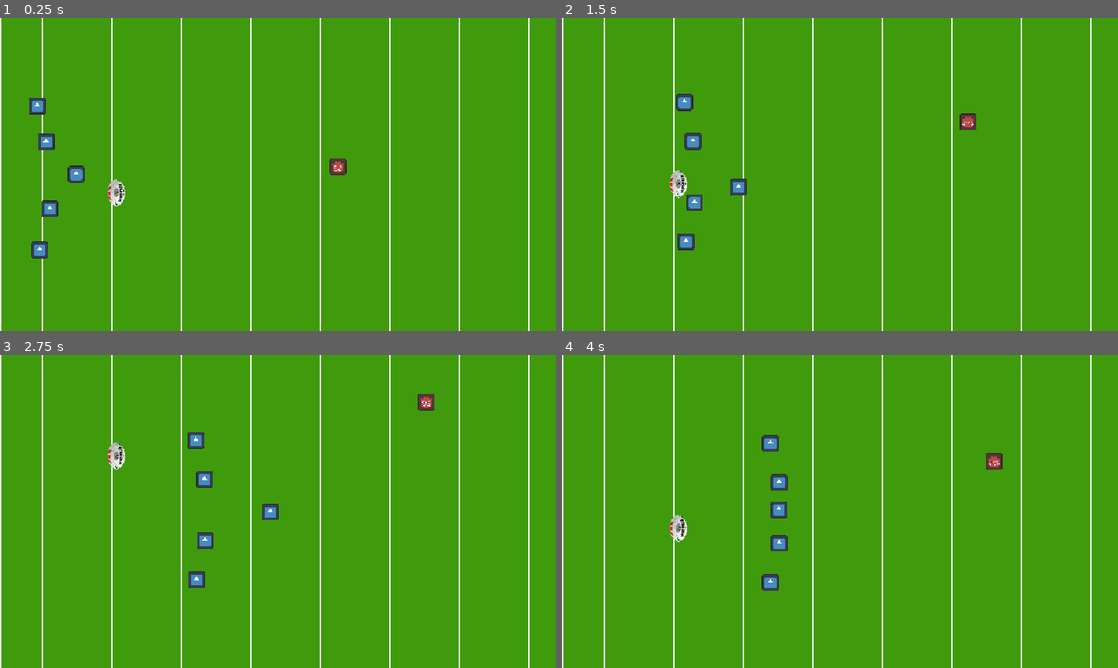
Above: before the commit, frames 1-4 (two rows, left to right).
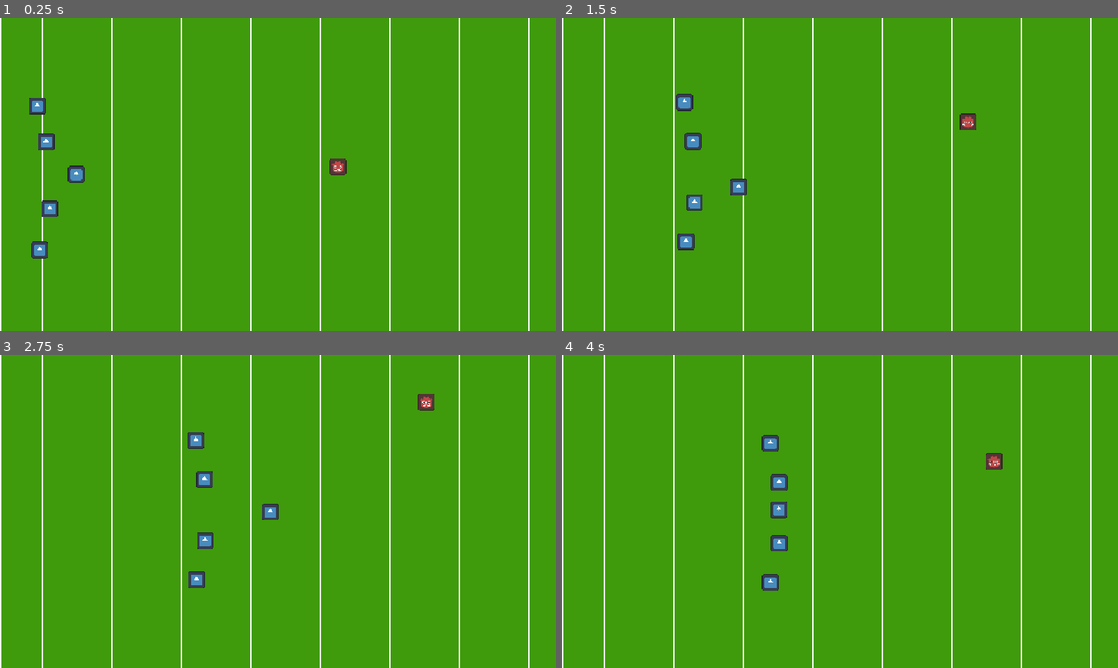
Above: after the commit, the same moments.

Repository: 24143-maker/11DIT_ASSIGMENT
Game: Godot game, scene res://scenes/match/match.tscn
Two runs of this game, one before a commit and one after it. Both use one fixed random seed, a clock stepped at 60 frames per second and the inputs below. The engine's default icon, where the game draws it, is replaced by a stand-in: a white triangle on a blue panel in a dark square.
Inputs:
- Up to frame 1 (0.25 s): no input
- Up to frame 2 (1.5 s): hold D (move_right) 0.53-1.28 s; hold Shift (sprint) 0.53-1.28 s; hold S (move_down) from 1.28 s (still down); tap Shift (sprint) at 1.35 s
- Up to frame 3 (2.75 s): release S (move_down) at 2.03 s; hold D (move_right) from 2.03 s (still down); hold Shift (sprint) from 2.03 s (still down)
- Up to frame 4 (4 s): release D (move_right) at 2.78 s; release Shift (sprint) at 2.78 s; hold W (move_up) 2.78-3.53 s; tap Shift (sprint) at 2.85 s; hold A (move_left) from 3.53 s (still down); hold Shift (sprint) from 3.53 s (still down)

The runs differ from the first frame. In frame 1, 0.2% of the frame differs, in the area x 13-23%, y 49-61%; in frame 2, 0.2%; in frame 3, 0.2%, in the area x 19-49%, y 28-51%; in frame 4, 0.2%.

Commit message:
some bug fixes

Diff:
--- a/scenes/entities/ball.tscn
+++ b/scenes/entities/ball.tscn
@@ -3,24 +3,21 @@
 [ext_resource type="Script" uid="uid://urb070ynksfr" path="res://scripts/ball.gd" id="1_1pamd"]
 [ext_resource type="Texture2D" uid="uid://cijptr2xqew7n" path="res://rugby_ball.png" id="2_rlpj1"]
 
-[sub_resource type="CapsuleShape2D" id="CapsuleShape2D_1pamd"]
-radius = 50.0
-height = 156.08672
+[sub_resource type="CircleShape2D" id="CircleShape2D_1pamd"]
+radius = 5.0
 
-[node name="Ball" type="Area2D" unique_id=1512035547]
+[node name="Ball" type="Area2D" unique_id=1334006581]
+collision_layer = 2
 script = ExtResource("1_1pamd")
 
-[node name="Sprite2D" type="Sprite2D" parent="." unique_id=56863870]
-rotation = 0.6981317
-scale = Vector2(0.3, 0.3)
+[node name="Shadow" type="Sprite2D" parent="." unique_id=1525296583]
+modulate = Color(0, 0, 0, 0.39215687)
+scale = Vector2(0.018, 0.012)
 texture = ExtResource("2_rlpj1")
 
-[node name="Shadow" type="Sprite2D" parent="." unique_id=67524159]
-modulate = Color(0, 0, 0, 0.39215687)
-rotation = 0.7853982
-scale = Vector2(0.1, 0.1)
+[node name="Sprite2D" type="Sprite2D" parent="." unique_id=924111214]
+scale = Vector2(0.018, 0.018)
 texture = ExtResource("2_rlpj1")
 
-[node name="CollisionShape2D" type="CollisionShape2D" parent="." unique_id=457996967]
-rotation = 1.5707964
-shape = SubResource("CapsuleShape2D_1pamd")
+[node name="CollisionShape2D" type="CollisionShape2D" parent="." unique_id=879772881]
+shape = SubResource("CircleShape2D_1pamd")
--- a/scripts/ball.gd
+++ b/scripts/ball.gd
@@ -5,6 +5,7 @@
 @onready var shadow: Sprite2D = $Shadow
 
 const GRAVITY: float = 900.0
+const CATCH_DISTANCE: float = 12.0   # how close the ball must get to be caught
 
 var velocity_2d: Vector2 = Vector2.ZERO
 var height: float = 0.0
@@ -14,11 +15,24 @@
 var in_flight: bool = false
 var kick_type: String = ""
 var passer: Node2D = null
+var target_receiver: Node2D = null   # who this pass is aimed at
+
+# Who is currently holding the ball. When set, the ball follows them.
+var carrier: Node2D = null
 
 signal landed(pos: Vector2)
 signal caught(by: Node2D)
 
+func _ready() -> void:
+	add_to_group("ball")
+
 func _physics_process(delta: float) -> void:
+	# If someone is carrying the ball, stick to them and do nothing else
+	if carrier != null and not in_flight:
+		global_position = carrier.global_position
+		sprite.position.y = 0.0
+		return
+
 	if not in_flight:
 		return
 
@@ -30,11 +44,22 @@
 	height_speed -= GRAVITY * delta
 	height += height_speed * delta
 
+	# Draw the ball above its shadow
+	sprite.position.y = -height
+	shadow.scale = Vector2(0.018, 0.012) * clamp(1.0 - height / 300.0, 0.4, 1.0)
+
+	# --- PASS: check if it has reached the intended receiver ---
+	if kick_type == "pass" and target_receiver != null:
+		var d: float = global_position.distance_to(target_receiver.global_position)
+		if d < CATCH_DISTANCE:
+			_attempt_catch(target_receiver)
+			return
+
+	# --- Ground / bounce handling ---
 	if height <= 0.0:
 		height = 0.0
 		if bounciness > 0.05 and abs(height_speed) > 40.0:
 			height_speed = -height_speed * bounciness
-			# The unpredictable grubber bounce
 			velocity_2d.y += randf_range(-25.0, 25.0)
 		else:
 			height_speed = 0.0
@@ -42,16 +67,21 @@
 				in_flight = false
 			landed.emit(global_position)
 
-	# Draw the ball above its shadow
-	sprite.position.y = -height
-	shadow.scale = Vector2.ONE * clamp(1.0 - height / 300.0, 0.3, 1.0)
+	# Safety net: stop the ball if it leaves the field
+	if global_position.x < 0 or global_position.x > 896 or global_position.y < 0 or global_position.y > 544:
+		in_flight = false
+		velocity_2d = Vector2.ZERO
+		height = 0.0
+		height_speed = 0.0
 
 
-func pass_to(from: Vector2, to: Vector2, thrower: Node2D, speed: float = 260.0) -> void:
+func pass_to(from: Vector2, to: Vector2, thrower: Node2D, receiver: Node2D, speed: float = 200.0) -> void:
+	carrier = null
 	passer = thrower
+	target_receiver = receiver
 	global_position = from
 	velocity_2d = (to - from).normalized() * speed
-	height = 12.0
+	height = 6.0
 	height_speed = 0.0
 	bounciness = 0.0
 	friction = 0.0
@@ -60,7 +90,9 @@
 
 
 func kick(from: Vector2, direction: Vector2, power: float, type: String) -> void:
+	carrier = null
 	passer = null
+	target_receiver = null
 	global_position = from
 	in_flight = true
 	kick_type = type
@@ -84,23 +116,13 @@
 			friction = 0.8
 
 
-func _on_body_entered(body: Node2D) -> void:
-	# Only a pass can be caught this way, and only when low and in flight
-	if kick_type != "pass":
-		return
-	if not in_flight:
-		return
-	if height > 20.0:
-		return
-	if not body.is_in_group("attackers"):
-		return
-	if body == passer:
-		return
+func _attempt_catch(catcher: Node2D) -> void:
+	in_flight = false
+	velocity_2d = Vector2.ZERO
+	height = 0.0
+	height_speed = 0.0
+	target_receiver = null
 
-	_attempt_catch(body)
-
-
-func _attempt_catch(catcher: Node2D) -> void:
 	var hands: int = 60
 	if "hands_stat" in catcher:
 		hands = catcher.hands_stat
@@ -108,13 +130,12 @@
 	var roll: int = randi_range(0, 40)
 
 	if hands + roll > 50:
-		in_flight = false
-		velocity_2d = Vector2.ZERO
-		height = 0.0
-		height_speed = 0.0
+		carrier = catcher
+		global_position = catcher.global_position
 		caught.emit(catcher)
 		print("CAUGHT by ", catcher.name)
 	else:
-		in_flight = false
+		# Dropped it — knock-on, turnover
+		carrier = null
 		print("KNOCK ON!")
 		GameState.do_turnover()
--- a/scripts/match.gd
+++ b/scripts/match.gd
@@ -4,26 +4,57 @@
 
 const RETREAT_METRES: float = 10.0
 
+var current_carrier: Node2D = null   # who holds the ball right now
+
 func _ready() -> void:
-	# Listen for game events from GameState
 	GameState.tackle_made.connect(_on_tackle_made)
 	GameState.turnover.connect(_on_turnover)
 
-	# Listen for catches from the ball
-	var ball := get_tree().get_first_node_in_group("ball") as Ball
+	var ball: Ball = _get_ball()
 	if ball:
 		ball.caught.connect(_on_ball_caught)
 
-	_assign_carrier()
+	_assign_carrier(player)
+
+	# Give the ball to the player at kickoff
+	await get_tree().process_frame
+	_give_ball_to(player)
 
 
-func _assign_carrier() -> void:
-	# Tell every teammate and defender who is currently carrying the ball
+func _get_ball() -> Ball:
+	for n in get_tree().get_nodes_in_group("ball"):
+		if n is Ball:
+			return n
+	return null
+
+
+func _give_ball_to(who: Node2D) -> void:
+	var ball: Ball = _get_ball()
+	if ball == null:
+		return
+	ball.carrier = who
+	ball.in_flight = false
+	ball.global_position = who.global_position
+	current_carrier = who
+
+	# Make sure the human controls the carrier and no one else
+	_set_control(who)
+	_assign_carrier(who)
+
+
+func _set_control(who: Node2D) -> void:
+	# Turn off control on everyone, then turn it on for the carrier
+	for a in get_tree().get_nodes_in_group("attackers"):
+		if "is_user_controlled" in a:
+			a.is_user_controlled = (a == who)
+
+
+func _assign_carrier(who: Node2D) -> void:
 	for mate in get_tree().get_nodes_in_group("attackers"):
 		if mate is Teammate:
-			mate.ball_carrier = player
+			mate.ball_carrier = who
 	for d in get_tree().get_nodes_in_group("defenders"):
-		d.ball_carrier = player
+		d.ball_carrier = who
 
 
 func _on_tackle_made(tackle_number: int) -> void:
@@ -33,44 +64,37 @@
 func _play_the_ball(tackle_number: int) -> void:
 	print("TACKLE ", tackle_number)
 
-	# 1. Freeze the current carrier
-	player.is_user_controlled = false
-	player.velocity = Vector2.ZERO
+	if current_carrier and "is_user_controlled" in current_carrier:
+		current_carrier.is_user_controlled = false
+		current_carrier.velocity = Vector2.ZERO
 
-	# 2. Defence retreats 10 metres from where the tackle happened
-	var new_line_x: float = player.global_position.x + Field.metres_to_pixels(RETREAT_METRES)
+	var carrier_x: float = current_carrier.global_position.x if current_carrier else 448.0
+	var new_line_x: float = carrier_x + Field.metres_to_pixels(RETREAT_METRES)
 	for d in get_tree().get_nodes_in_group("defenders"):
 		d.line_x = new_line_x
 		d.state = Defender.State.RETREAT
 
-	# 3. Wait for the play-the-ball
 	await get_tree().create_timer(0.8).timeout
 
-	# 4. Hand control back and re-open play
-	player.is_user_controlled = true
+	if current_carrier and "is_user_controlled" in current_carrier:
+		current_carrier.is_user_controlled = true
 	GameState.play_active = true
 
 
 func _on_turnover() -> void:
 	print("HANDOVER!")
-	# For now just reset to halfway. You'll expand this in Step 15.
-	player.global_position = Vector2(448, 272)
-	player.is_user_controlled = true
+	if current_carrier:
+		current_carrier.global_position = Vector2(448, 272)
+	_give_ball_to(player)
 	GameState.play_active = true
 
 	for d in get_tree().get_nodes_in_group("defenders"):
-		d.line_x = player.global_position.x + Field.metres_to_pixels(RETREAT_METRES)
+		d.line_x = 448.0 + Field.metres_to_pixels(RETREAT_METRES)
 		d.state = Defender.State.RETREAT
 
 
 func _on_ball_caught(new_carrier: Node2D) -> void:
-	# Old carrier stops being controlled
-	player.is_user_controlled = false
-
-	# The catcher becomes the new player-controlled carrier
-	player = new_carrier
-	if "is_user_controlled" in player:
-		player.is_user_controlled = true
-
-	# Everyone re-marks / re-supports the new carrier
-	_assign_carrier()
+	# The catcher becomes the controlled carrier
+	current_carrier = new_carrier
+	_set_control(new_carrier)
+	_assign_carrier(new_carrier)
--- a/scripts/player.gd
+++ b/scripts/player.gd
@@ -7,13 +7,18 @@
 
 var facing: Vector2 = Vector2.RIGHT
 
+const PASS_TOLERANCE: float = 4.0
+
+func _ready() -> void:
+	add_to_group("attackers")
+
 func _physics_process(_delta: float) -> void:
 	if not is_user_controlled:
 		return
 
 	var input_dir: Vector2 = Input.get_vector(
 		"move_left", "move_right", "move_up", "move_down"
-		)
+	)
 
 	var speed: float = base_speed
 	if Input.is_action_pressed("sprint"):
@@ -26,8 +31,6 @@
 		facing = input_dir.normalized()
 
 
-const PASS_TOLERANCE: float = 4.0
-
 func _unhandled_input(event: InputEvent) -> void:
 	if not is_user_controlled:
 		return
@@ -36,11 +39,13 @@
 	elif event.is_action_pressed("pass_right"):
 		_try_pass(1)
 
+
 func _try_pass(direction: int) -> void:
 	var target: Node2D = _find_receiver(direction)
 
 	if target == null:
-		return  # no one there — do nothing, play a small "nope" sound
+		print("no receiver on that side")
+		return
 
 	# THE FORWARD PASS RULE
 	if target.global_position.x > global_position.x + PASS_TOLERANCE:
@@ -48,9 +53,22 @@
 		GameState.do_turnover()
 		return
 
-	var ball := get_tree().get_first_node_in_group("ball") as Ball
-	ball.pass_to(global_position, target.global_position, self)
-	# (In the full version, control transfers to `target` when they catch it)
+	var ball: Ball = null
+	for n in get_tree().get_nodes_in_group("ball"):
+		if n is Ball:
+			ball = n
+			break
+	if ball == null:
+		print("no ball found")
+		return
+
+	# Only the current carrier can pass
+	if ball.carrier != self:
+		print("I'm not carrying the ball")
+		return
+
+	print("passing to ", target.name)
+	ball.pass_to(global_position, target.global_position, self, target)
 
 
 func _find_receiver(direction: int) -> Node2D:
--- a/scripts/teammate.gd
+++ b/scripts/teammate.gd
@@ -3,25 +3,100 @@
 
 @export var base_speed: float = 105.0
 @export var support_offset: Vector2 = Vector2(-40, -60)
+@export var is_user_controlled: bool = false
 
 var ball_carrier: Node2D = null
+var facing: Vector2 = Vector2.RIGHT
+
+const PASS_TOLERANCE: float = 4.0
+
+func _ready() -> void:
+	add_to_group("attackers")
 
 func _physics_process(_delta: float) -> void:
+	if is_user_controlled:
+		_do_user_control()
+	else:
+		_do_support()
+
+# When this teammate has caught the ball, the human controls them
+func _do_user_control() -> void:
+	var input_dir: Vector2 = Input.get_vector(
+		"move_left", "move_right", "move_up", "move_down"
+	)
+	var speed: float = base_speed
+	if Input.is_action_pressed("sprint"):
+		speed *= 1.4
+	velocity = input_dir * speed
+	move_and_slide()
+	if input_dir.length() > 0.1:
+		facing = input_dir.normalized()
+
+# When not carrying, run in a support shape behind the carrier
+func _do_support() -> void:
 	if ball_carrier == null:
+		velocity = Vector2.ZERO
 		return
 
 	var target: Vector2 = ball_carrier.global_position + support_offset
-
-
 	target.x = clamp(target.x, Field.FIELD_LEFT, Field.FIELD_RIGHT)
 	target.y = clamp(target.y, 16.0, Field.FIELD_BOTTOM - 16.0)
 
 	var to_target: Vector2 = target - global_position
-
-
 	if to_target.length() > 6.0:
 		velocity = to_target.normalized() * base_speed
 	else:
 		velocity = Vector2.ZERO
+	move_and_slide()
 
-	move_and_slide()
+
+func _unhandled_input(event: InputEvent) -> void:
+	if not is_user_controlled:
+		return
+	if event.is_action_pressed("pass_left"):
+		_try_pass(-1)
+	elif event.is_action_pressed("pass_right"):
+		_try_pass(1)
+
+
+func _try_pass(direction: int) -> void:
+	var target: Node2D = _find_receiver(direction)
+	if target == null:
+		print("no receiver on that side")
+		return
+
+	if target.global_position.x > global_position.x + PASS_TOLERANCE:
+		print("FORWARD PASS!")
+		GameState.do_turnover()
+		return
+
+	var ball: Ball = null
+	for n in get_tree().get_nodes_in_group("ball"):
+		if n is Ball:
+			ball = n
+			break
+	if ball == null:
+		return
+	if ball.carrier != self:
+		return
+
+	print("passing to ", target.name)
+	ball.pass_to(global_position, target.global_position, self, target)
+
+
+func _find_receiver(direction: int) -> Node2D:
+	var best: Node2D = null
+	var best_dist: float = 200.0
+	for mate in get_tree().get_nodes_in_group("attackers"):
+		if mate == self:
+			continue
+		var offset: Vector2 = mate.global_position - global_position
+		if sign(offset.y) != direction:
+			continue
+		if offset.x > PASS_TOLERANCE:
+			continue
+		var d: float = offset.length()
+		if d < best_dist:
+			best_dist = d
+			best = mate
+	return best
Not shown, changed: .DS_Store
Not shown, changed: scenes/.DS_Store
Not shown, added: scenes/entities/.DS_Store
Not shown, added: scripts/.DS_Store
